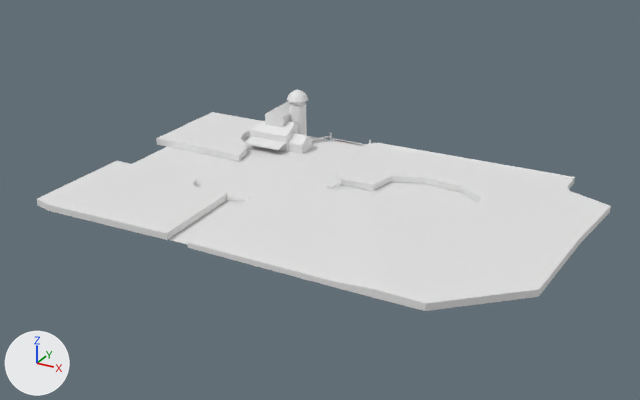
The FBX model Assets/Art/Models/Environment Models/Hub/FarmLayout.fbx, before and after one commit.
Camera for both pictures: a 50 mm lens placed at (246.0, -260.0, 134.0), pointed at (97.0, 10.0, -1.0). Lighting does not change. The marker at lower left points along +X, +Y and +Z.

The first picture shows 'Farm Plane Square', 'Gates', 'House', 'Wheat'.
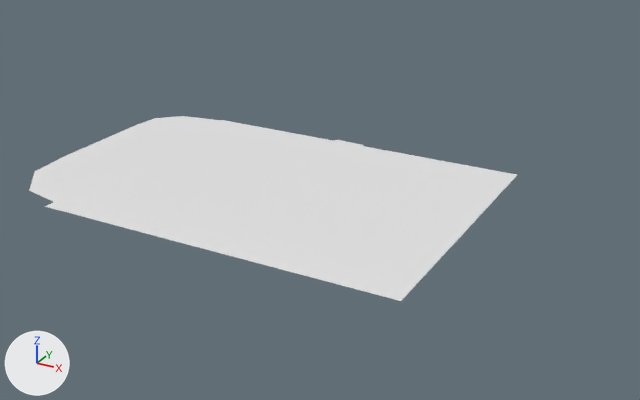
Location of each change, (x1, y1, x2, y2) in pixels of the pictures (640 x 400 px):
'Wheat', deleted
    before: (37, 112, 611, 311)
'Corn Ground', added
    after: (29, 116, 488, 248)
'House', deleted
    before: (245, 89, 312, 154)
'Gates', deleted
    before: (225, 133, 371, 201)
'Farm Plane Square', unchanged, uncovered by the edit
    before: (133, 136, 478, 245)
    after: (45, 120, 517, 301)

Diff of the bpy script that builds the scene:
```diff
--- a/Assets/Art/Models/Environment Models/Hub/FarmLayout.fbx.py
+++ b/Assets/Art/Models/Environment Models/Hub/FarmLayout.fbx.py
@@ me_plane_002 @@
+me_plane_002.from_pydata(...)  # 170 vertices, 157 faces; spans x -87.0..88.0, y -56.0..57.0, z 0.0
@@ ob_house @@
-ob_house = bpy.data.objects.new('House', me_cylinder_001)
-ob_house.location = (59.0, 60.0, 3.7)
@@ ob_wheat @@
-ob_wheat = bpy.data.objects.new('Wheat', me_cube_036)
-ob_wheat.location = (57.3, 39.3, 1.0)
@@ ob_gates @@
-ob_gates = bpy.data.objects.new('Gates', me_plane_003)
-ob_gates.location = (80.0, 70.0, 0.0)
@@ ob_corn_ground @@
+ob_corn_ground = bpy.data.objects.new('Corn Ground', me_plane_002)
+ob_corn_ground.location = (68.3, 12.1, 0.0)
```
